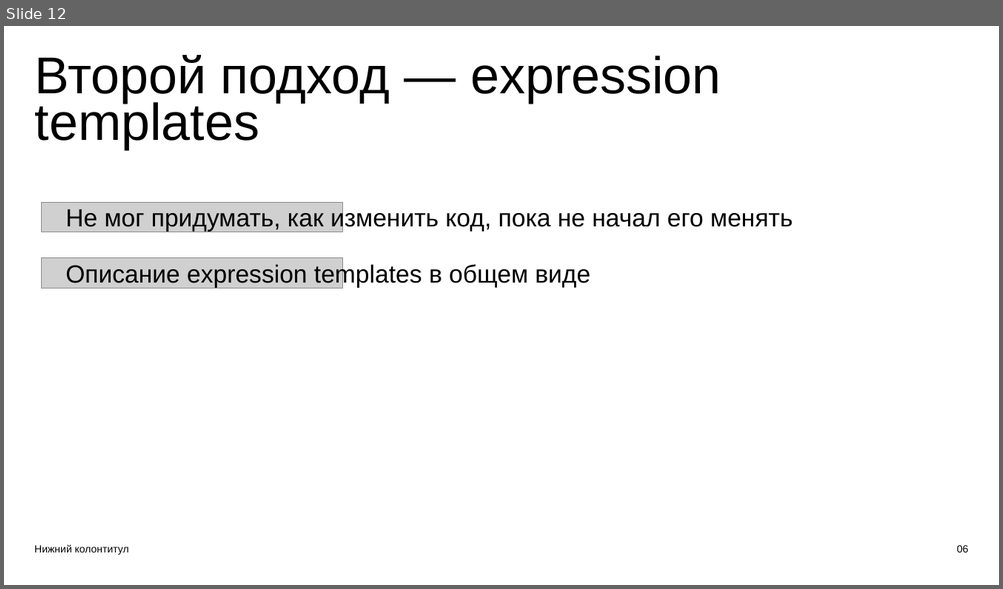
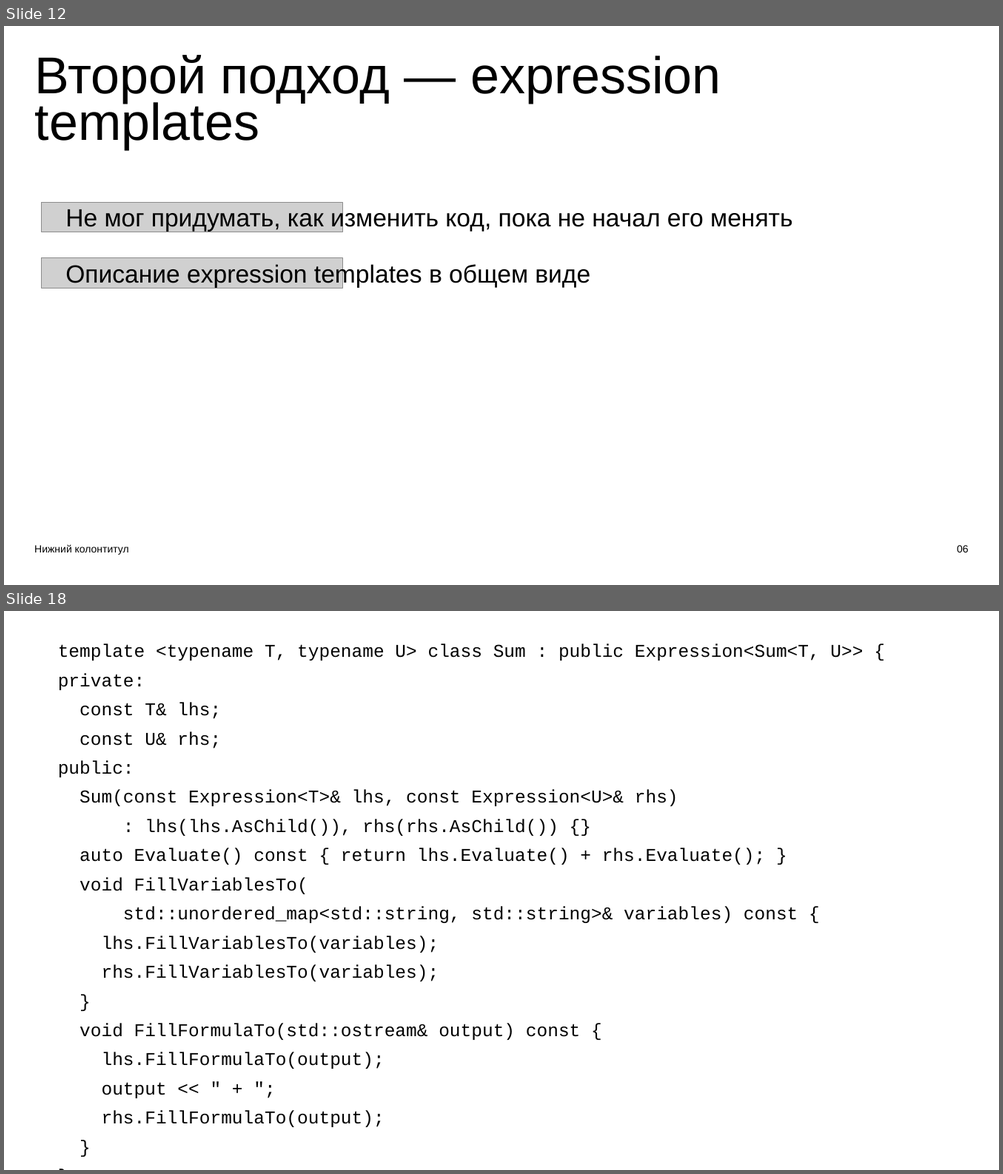
Before and after one commit to ishfb/zcc23, a slide deck: slides.pptx. Shown one above the other, each under a label of ours: slide 12 before the commit, slides 12 and 18 after it; the slides between them are not shown. The pictures are 1003x589 and 1003x1174 pixels, drawn with LibreOffice and Linux fonts; fonts in the diff are those of the drawing; grey boxes stand for pictures. Boxes give left, top, right and bottom in pixels: in the first picture for what was removed or moved away, otherwise in the second. Text is boxed around its words. In the diff, an @@ line names an element or a change of style, - is before the commit and + after.

```diff
--- a/slides.pptx
+++ b/slides.pptx
@@ slide 18 added at <box>4,611,999,1170</box>, background #FFFFFF @@
@@ text added at <box>58,644,862,1128</box>, 26.2 pt, text #000000 @@
+template <typename T, typename U> class Sum : public Expression<Sum<T, U>> {
+private:
+const T& lhs;
+const U& rhs;
+public:
+Sum(const Expression<T>& lhs, const Expression<U>& rhs)
+: lhs(lhs.AsChild()), rhs(rhs.AsChild()) {}
+auto Evaluate() const { return lhs.Evaluate() + rhs.Evaluate(); }
+void FillVariablesTo(
+std::unordered_map<std::string, std::string>& variables) const {
+lhs.FillVariablesTo(variables);
+rhs.FillVariablesTo(variables);
+}
+void FillFormulaTo(std::ostream& output) const {
+lhs.FillFormulaTo(output);
+output << " + ";
+rhs.FillFormulaTo(output);
+}
+};
```
Also in this commit, not shown: 1 slide changed, 6 other slides added.
